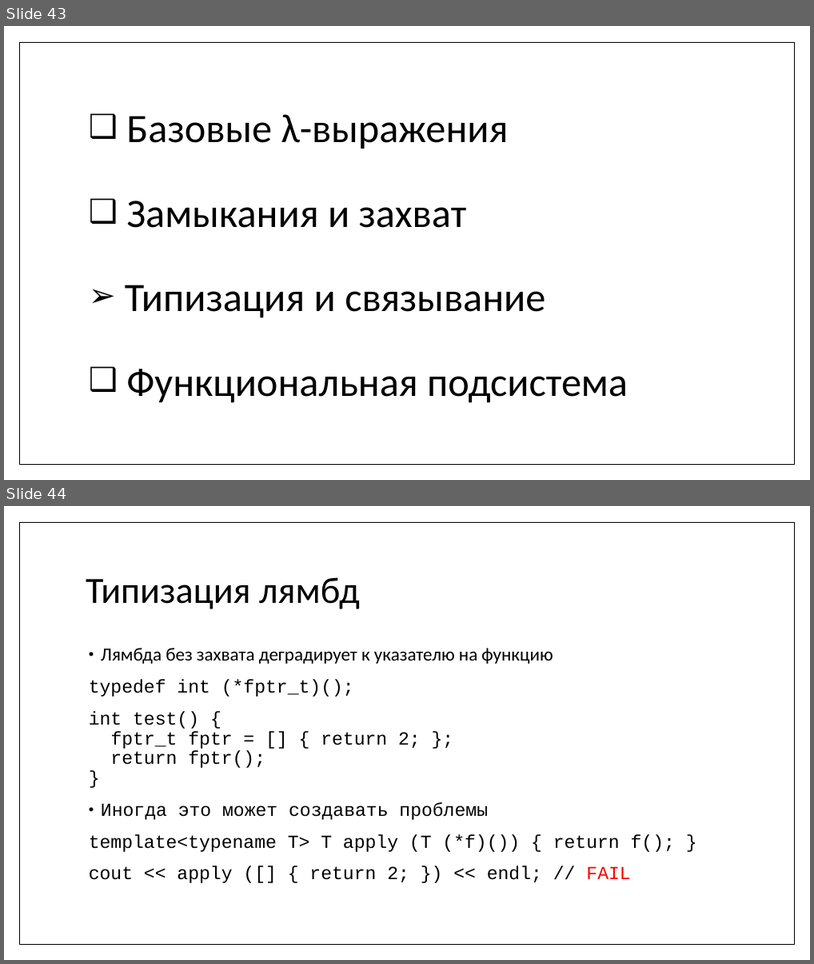
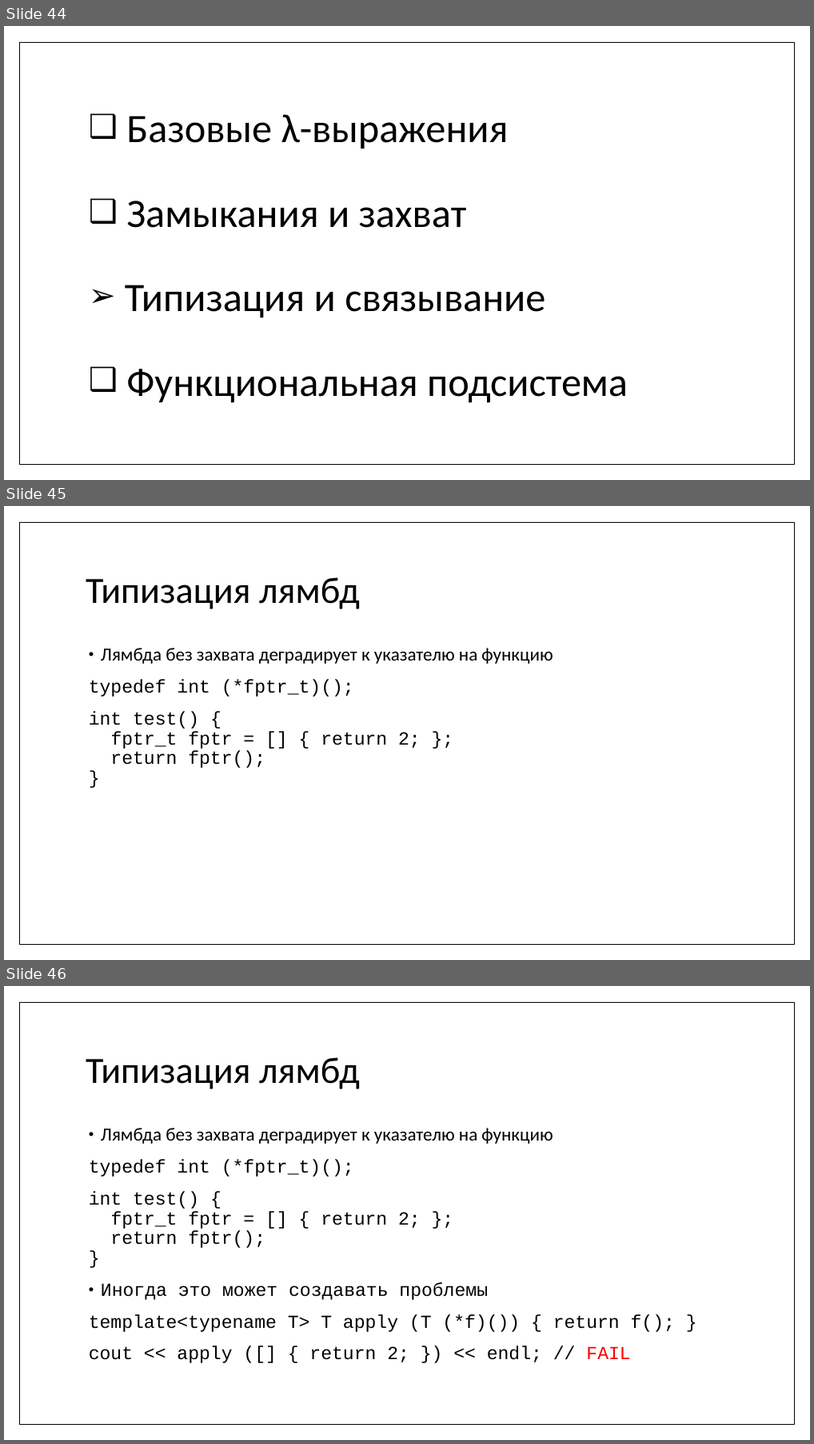
Before and after one commit to MIPT-ILab/cpp-lects-rus, a slide deck: slides/lec2-7-lambdas.pptx. Shown one above the other, each under a label of ours: slides 43 and 44 before the commit, slides 44, 45 and 46 after it. The pictures are 814x964 and 814x1444 pixels, drawn with LibreOffice and Linux fonts; fonts in the diff are those of the drawing. Boxes give left, top, right and bottom in pixels: in the first picture for what was removed or moved away, otherwise in the second. Text is boxed around its words. In the diff, an @@ line names an element or a change of style, - is before the commit and + after.

```diff
--- a/slides/lec2-7-lambdas.pptx
+++ b/slides/lec2-7-lambdas.pptx
@@ slide 45 added at [4, 506, 810, 960], background #FFFFFF; not listed: 1 template element that a slide beside it also shows @@
@@ title added at [86, 577, 360, 609], 44 pt, text #000000 @@
+Типизация лямбд
@@ text added at [89, 648, 553, 768], 22 pt, text #000000 @@
+• Лямбда без захвата деградирует к указателю на функцию
+typedef int (*fptr_t)();
+int test() {
+fptr_t fptr = [] { return 2; };
+return fptr();
+}
@@ what was slide 43 is now slide 44 @@
@@ what was slide 44 is now slide 46 @@
```
Also in this commit, not shown: 1 slide changed, 1 other slide added, 7 other files.
